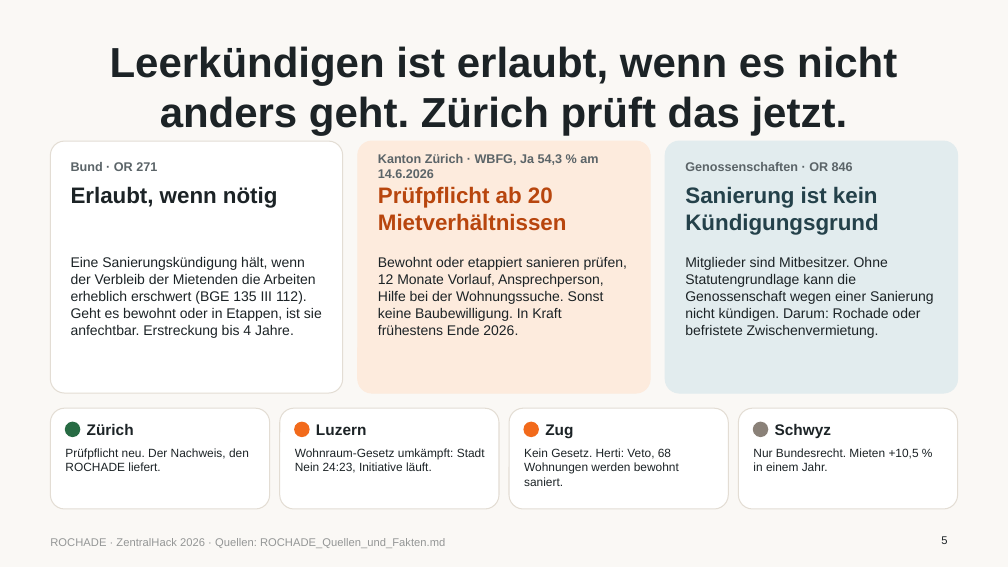
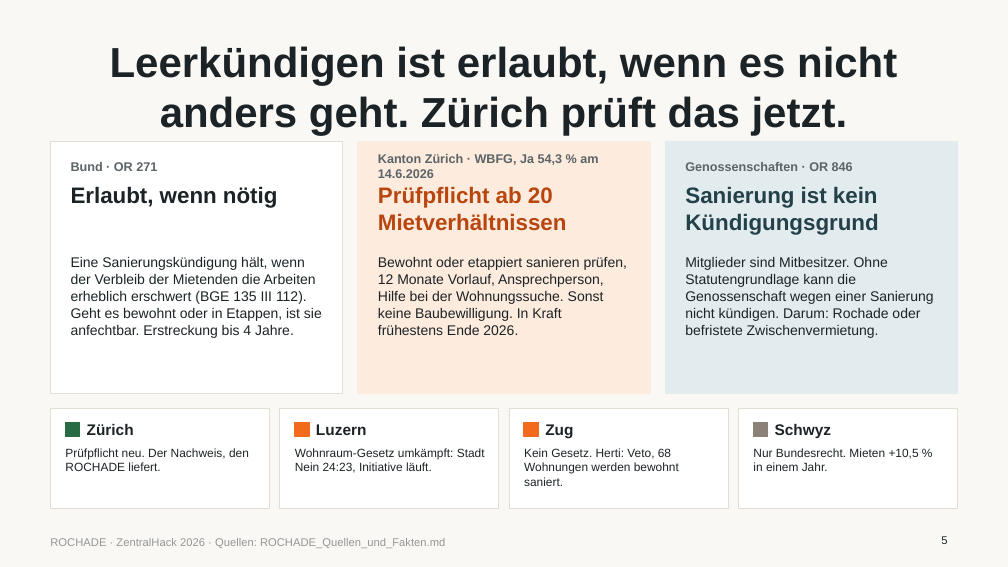
Before and after one commit to platret/ROCHADE, a slide deck: slide 5 of pitch/ROCHADE_Pitch.pptx. Drawn at 1008x567 pixels with LibreOffice and Linux fonts; fonts in the diff are those of the drawing. Boxes give left, top, right and bottom in pixels: in the first picture for what was removed or moved away, otherwise in the second. Text is boxed around its words. In the diff, an @@ line names an element or a change of style, - is before the commit and + after.

```diff
--- a/pitch/ROCHADE_Pitch.pptx
+++ b/pitch/ROCHADE_Pitch.pptx
@@ rounded rectangle to rectangle in 7 elements at [50, 141, 343, 393], [358, 141, 650, 393], [665, 141, 958, 393], [50, 408, 269, 509], [279, 408, 498, 509], [509, 408, 728, 509], [739, 408, 958, 509] @@
@@ ellipse to rectangle in 4 elements at [66, 422, 80, 436], [294, 422, 308, 436], [524, 422, 538, 436], [753, 422, 767, 436] @@
```
Also in this commit, not shown: 6 other slides changed, 2 slides added, 2 slides removed, 2 other files.
